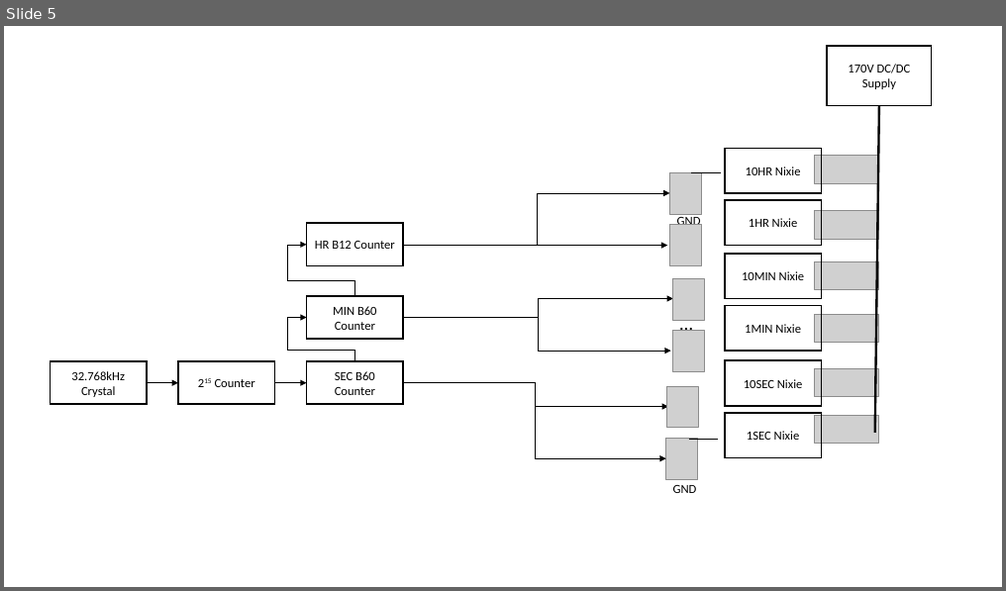
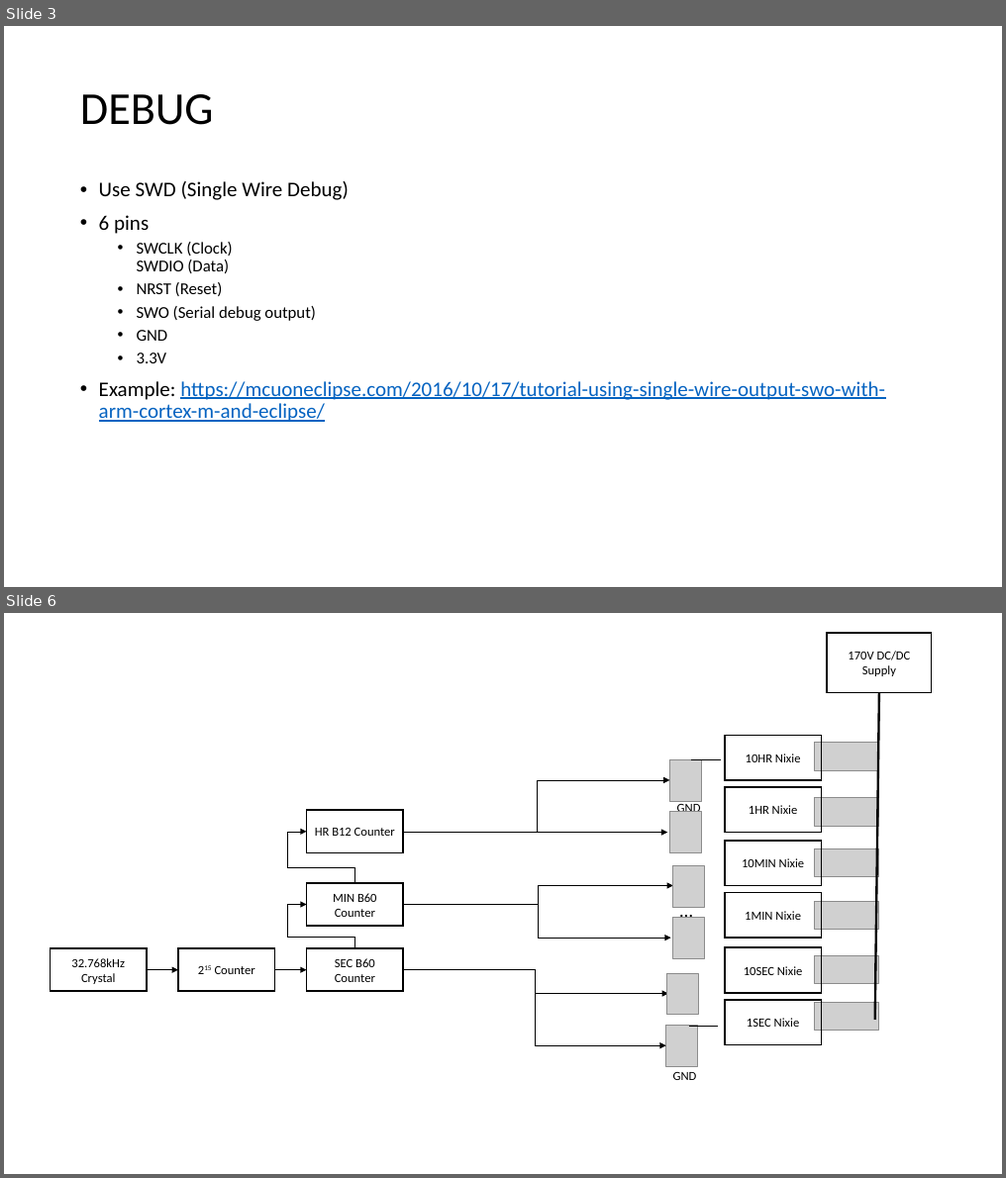
Before and after one commit to evaaan/NixieClockV2, a slide deck: docs/clock.pptx. Shown one above the other, each under a label of ours: slide 5 before the commit, slides 3 and 6 after it; the slides between them are not shown. The pictures are 1006x591 and 1006x1178 pixels, drawn with LibreOffice and Linux fonts; fonts in the diff are those of the drawing; grey boxes stand for pictures. Boxes give left, top, right and bottom in pixels: in the first picture for what was removed or moved away, otherwise in the second. Text is boxed around its words. In the diff, an @@ line names an element or a change of style, - is before the commit and + after.

Commit message:
hh:mm:ss working clock

```diff
--- a/docs/clock.pptx
+++ b/docs/clock.pptx
@@ slide 3 added at (4, 26, 1002, 587), background #FFFFFF @@
@@ title added at (80, 94, 214, 125), 44 pt, text #000000 @@
+DEBUG
@@ text added at (99, 181, 885, 422), 20 pt, text #0563C1, underline @@
+• Use SWD (Single Wire Debug)
+• 6 pins
+  • SWCLK (Clock)
+    SWDIO (Data)
+  • NRST (Reset)
+  • SWO (Serial debug output)
+  • GND
+  • 3.3V
+• Example: https://mcuoneclipse.com/2016/10/17/tutorial-using-single-wire-output-swo-with-arm-cortex-m-and-eclipse/
@@ what was slide 5 is now slide 6 @@
```
Also in this commit, not shown: 2 slides changed, 3 other slides added, 1 slide removed, 9 other files.
